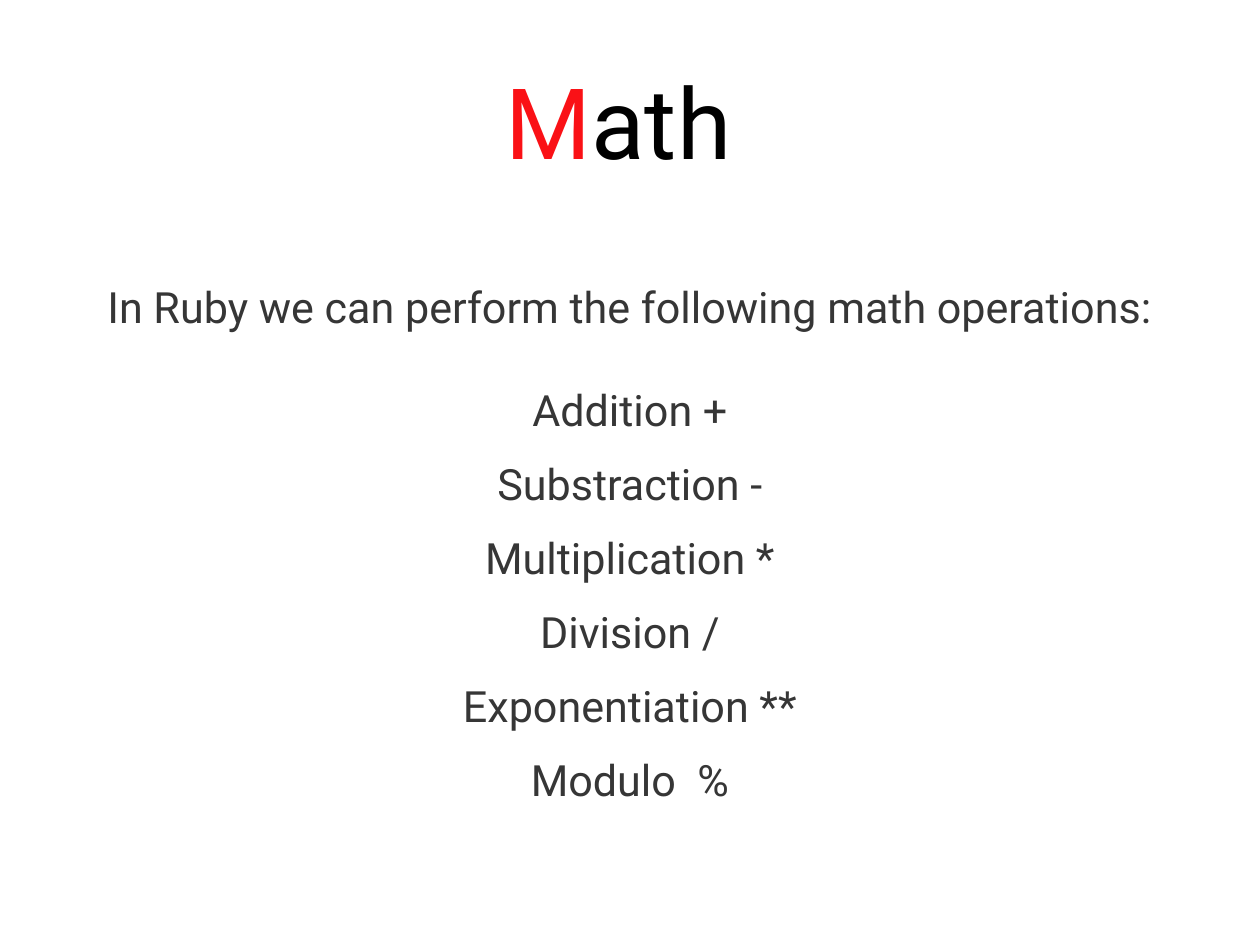
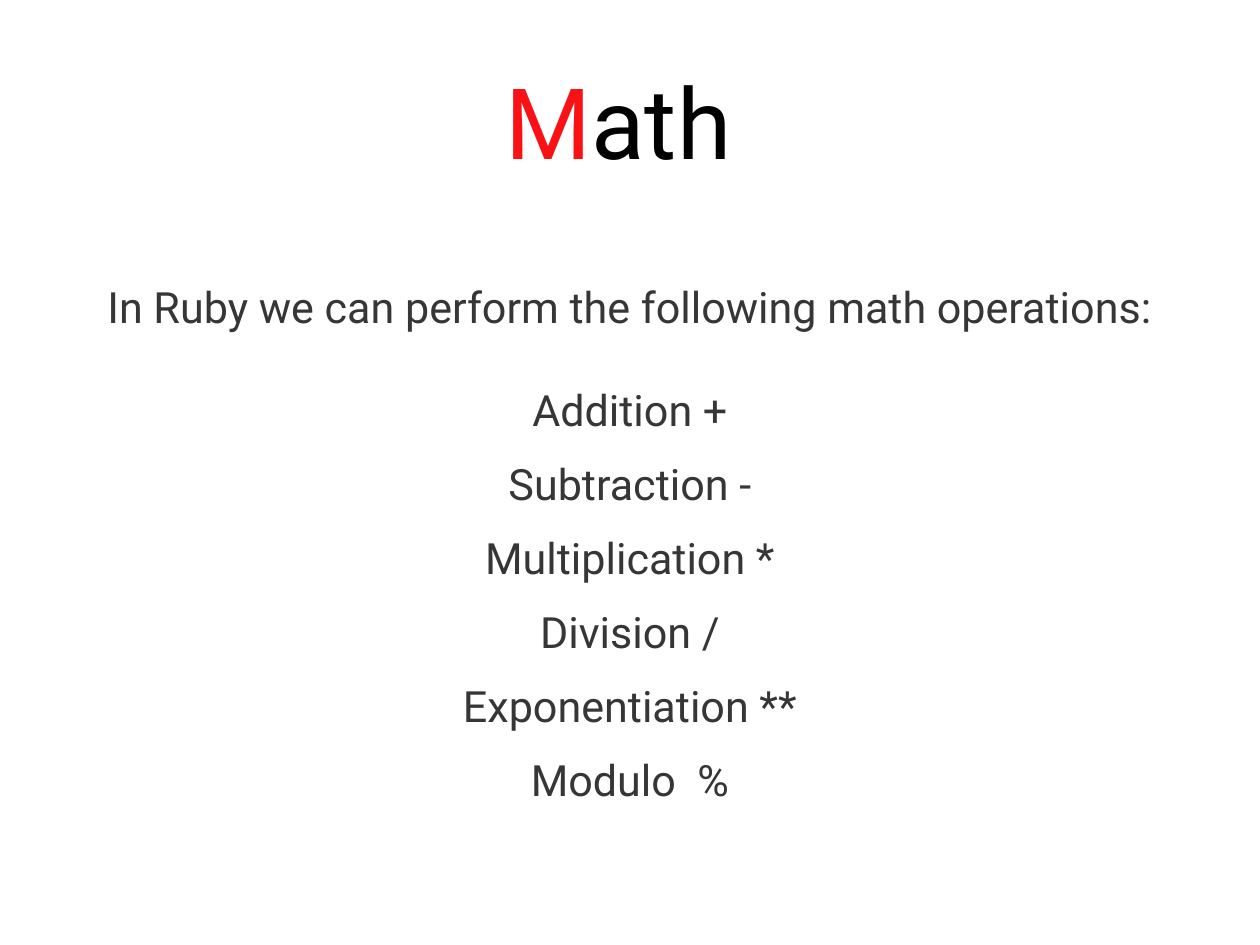
Before and after one commit to stephlaf/P4E, a slide deck: slide 5 of Presentations/Presentations Power Point/01_Intro to Ruby.pptx. Drawn at 1260x945 pixels with LibreOffice and Linux fonts; fonts in the diff are those of the drawing. Boxes give left, top, right and bottom in pixels: in the first picture for what was removed or moved away, otherwise in the second. Text is boxed around its words. In the diff, an @@ line names an element or a change of style, - is before the commit and + after.

```diff
--- a/Presentations/Presentations Power Point/01_Intro to Ruby.pptx
+++ b/Presentations/Presentations Power Point/01_Intro to Ruby.pptx
@@ text at (508,467,728,501): text changed @@
-Substraction -
+Subtraction -
```
Also in this commit, not shown: 2 other files.
